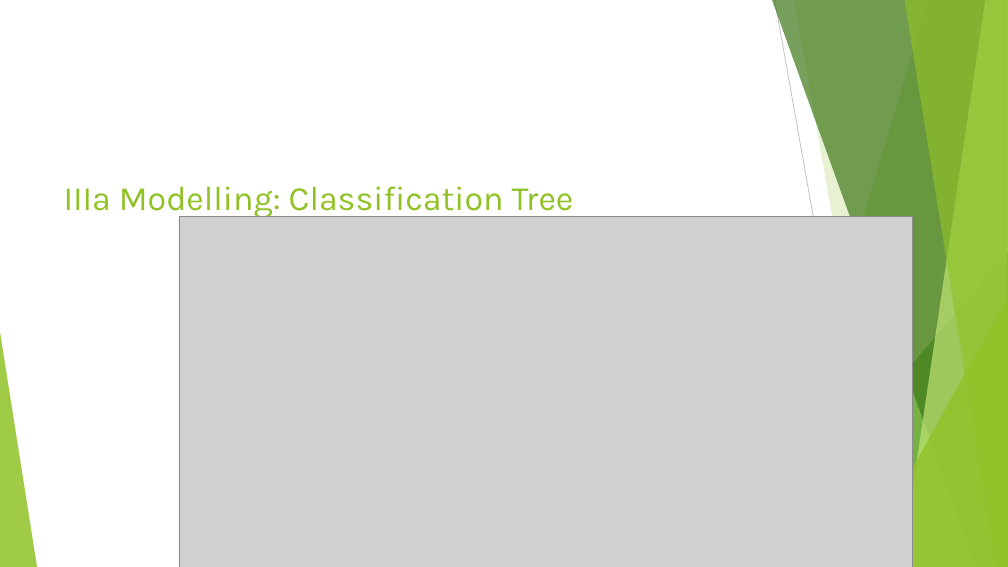
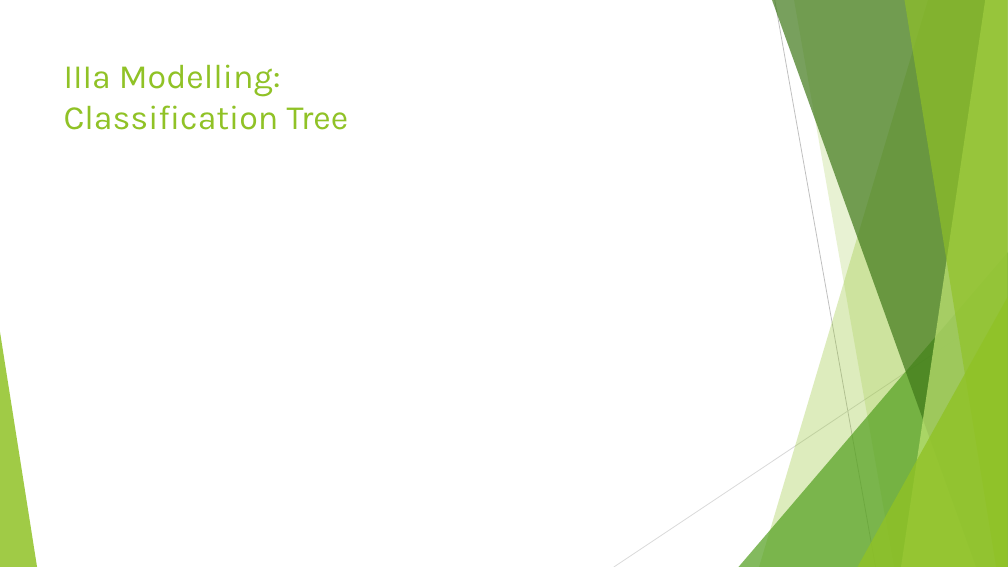
Before and after one commit to RafiKueng/Spoe_Kreditrisiko, a slide deck: slide 11 of Praesentation/Presentation.pptx. Drawn at 1008x567 pixels with LibreOffice and Linux fonts; fonts in the diff are those of the drawing; grey boxes stand for pictures. Boxes give left, top, right and bottom in pixels: in the first picture for what was removed or moved away, otherwise in the second. Text is boxed around its words. In the diff, an @@ line names an element or a change of style, - is before the commit and + after.

```diff
--- a/Praesentation/Presentation.pptx
+++ b/Praesentation/Presentation.pptx
@@ title "IIIa Modelling: Classification Tree" rewrapped from (x1=64, y1=186, x2=574, y2=219) to (x1=64, y1=64, x2=349, y2=130) @@
@@ picture removed at (x1=179, y1=216, x2=913, y2=567) @@
```
Also in this commit, not shown: 4 other slides changed, 3 slides removed.
